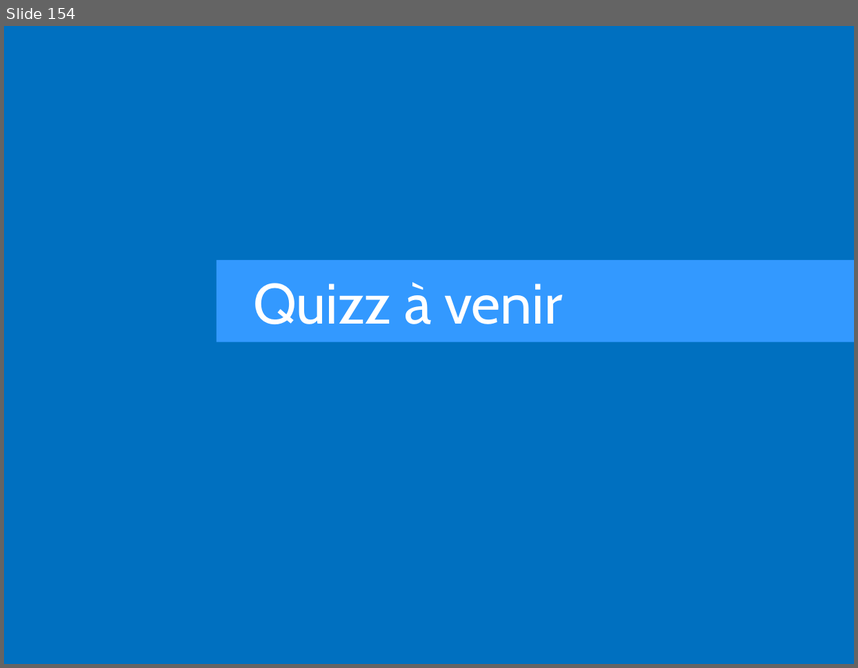
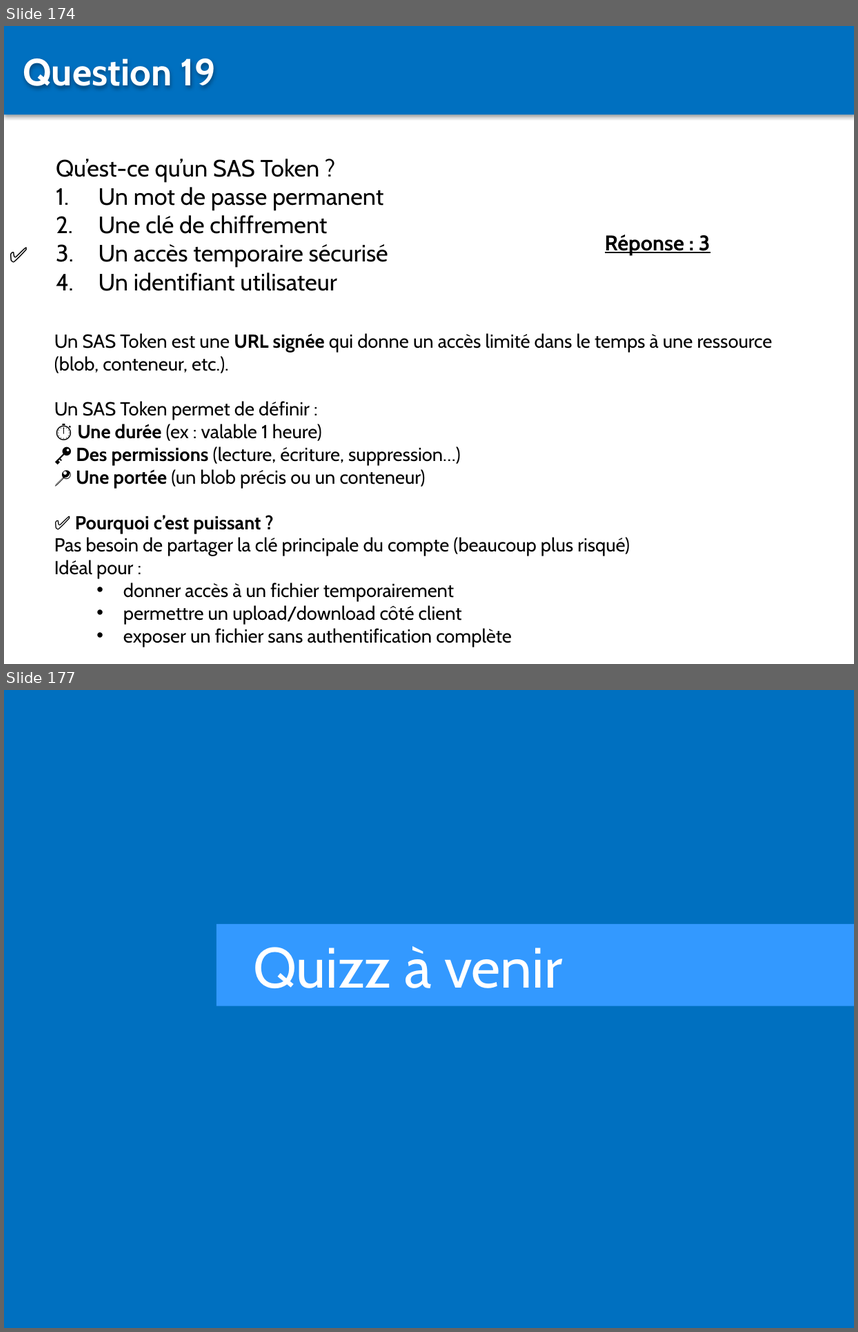
Before and after one commit to Sybaris-Classroom/az-204, a slide deck: Quiz/Quiz.pptx. Shown one above the other, each under a label of ours: slide 154 before the commit, slides 174 and 177 after it; the slides between them are not shown. The pictures are 858x668 and 858x1332 pixels, drawn with LibreOffice and Linux fonts; fonts in the diff are those of the drawing. Boxes give left, top, right and bottom in pixels: in the first picture for what was removed or moved away, otherwise in the second. Text is boxed around its words. In the diff, an @@ line names an element or a change of style, - is before the commit and + after.

```diff
--- a/Quiz/Quiz.pptx
+++ b/Quiz/Quiz.pptx
@@ slide 174 added at [4, 26, 854, 664], background #FFFFFF @@
@@ rectangle added at [4, 26, 854, 114], fill #0070C0 @@
@@ text added at [23, 58, 216, 88], 32 pt, text #FFFFFF, bold @@
+Question 19
@@ text added at [56, 158, 388, 291], 20 pt, text #000000 @@
+Qu’est-ce qu’un SAS Token ?
+1. Un mot de passe permanent
+2. Une clé de chiffrement
+3. Un accès temporaire sécurisé
+4. Un identifiant utilisateur
@@ text added at [4, 237, 52, 271], 18 pt, text #000000, bold @@
+✅
@@ text added at [605, 234, 711, 254], 18 pt, text #000000, bold, underline @@
+Réponse : 3
@@ text added at [54, 333, 773, 646], 16 pt, text #000000 @@
+Un SAS Token est une URL signée qui donne un accès limité dans le temps à une ressource (blob, conteneur, etc.).
+Un SAS Token permet de définir :
+⏱️ Une durée (ex : valable 1 heure)
+🔑 Des permissions (lecture, écriture, suppression…)
+📍 Une portée (un blob précis ou un conteneur)
+✅ Pourquoi c’est puissant ?
+Pas besoin de partager la clé principale du compte (beaucoup plus risqué)
+Idéal pour :
+  • donner accès à un fichier temporairement
+  • permettre un upload/download côté client
+  • exposer un fichier sans authentification complète
@@ what was slide 154 is now slide 177 @@
```
Also in this commit, not shown: 22 other slides added, 8 other files.
